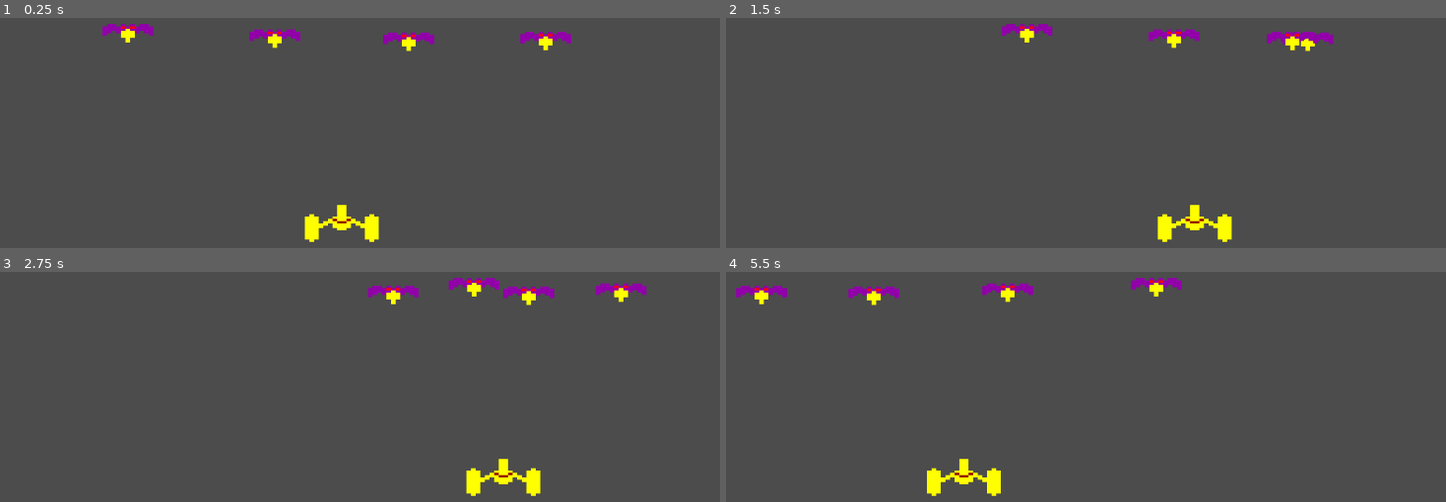
Above: before the commit, frames 1-4 (two rows, left to right).
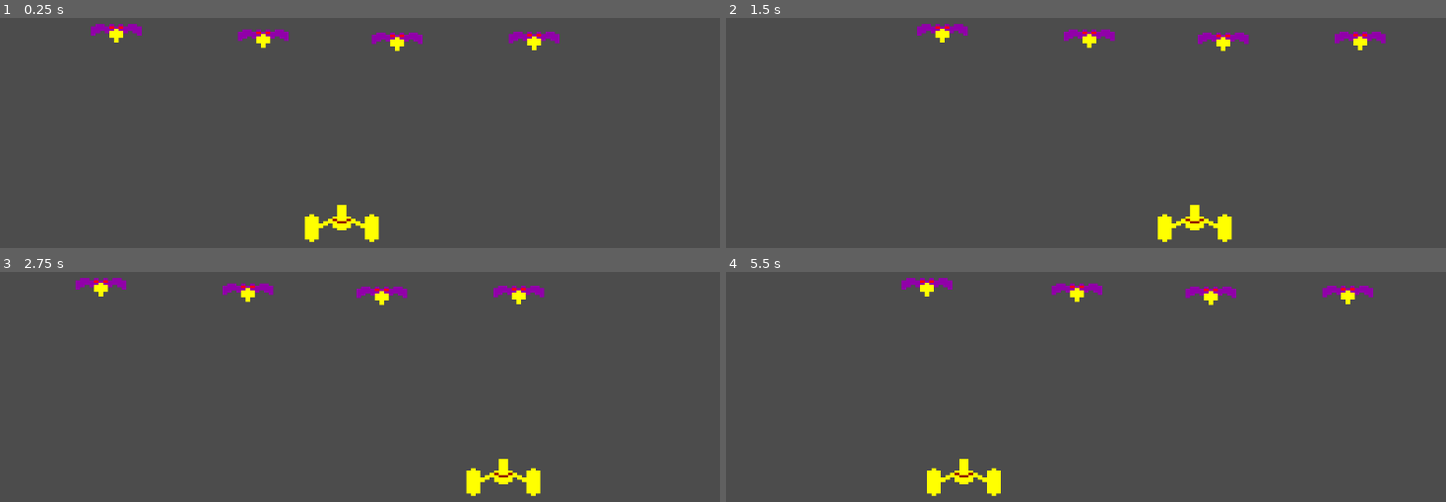
Above: after the commit, the same moments.

Repository: ncabanes/cursosYouTube
Game: Godot game, scene res://EscenaDeJuego.tscn
Two runs of this game, one before a commit and one after it. Both use one fixed random seed, a clock stepped at 60 frames per second and the inputs below.
Inputs:
- Up to frame 1 (0.25 s): no input
- Up to frame 2 (1.5 s): hold Right (ui_right) 0.53-1.28 s; hold Left (ui_left) from 1.28 s (still down)
- Up to frame 3 (2.75 s): release Left (ui_left) at 2.03 s; hold Right (ui_right) from 2.03 s (still down)
- Up to frame 4 (5.5 s): release Right (ui_right) at 3.53 s; hold Left (ui_left) from 3.53 s (still down)

The runs differ from the first frame. In frame 1, 1.5% of the frame differs, in the area x 12-80%, y 2-15%; in frame 2, 2.4%; in frame 3, 2.0%; in frame 4, 2.6%, in the area x 1-90%, y 2-15%.

Commit message:
Godot 2020: Estado tras el video 5 (datos de enemigos compartidos)

Diff:
--- /dev/null
+++ b/godot2020/proyecto/Marcianos/BloqueDeEnemigos.gd
@@ -0,0 +1,6 @@
+extends Node2D
+
+export var velocidad : int = 120
+
+func _ready():
+	pass
--- a/godot2020/proyecto/Marcianos/Enemigo.gd
+++ b/godot2020/proyecto/Marcianos/Enemigo.gd
@@ -7,6 +7,8 @@
 	pass
 
 func _process(delta):
+	velocidadActual = get_parent().get_node("BloqueDeEnemigos").velocidad
 	position.x += velocidadActual * delta
 	if position.x < 100 or position.x > 900:
 		velocidadActual = - velocidadActual
+		get_parent().get_node("BloqueDeEnemigos").velocidad = velocidadActual
--- a/godot2020/proyecto/Marcianos/EscenaDeJuego.tscn
+++ b/godot2020/proyecto/Marcianos/EscenaDeJuego.tscn
@@ -1,8 +1,9 @@
-[gd_scene load_steps=4 format=2]
+[gd_scene load_steps=5 format=2]
 
 [ext_resource path="res://imagenes/nave.png" type="Texture" id=1]
 [ext_resource path="res://Nave.gd" type="Script" id=2]
 [ext_resource path="res://Enemigo.tscn" type="PackedScene" id=3]
+[ext_resource path="res://BloqueDeEnemigos.gd" type="Script" id=4]
 
 [node name="EscenaDeJuego" type="Node2D"]
 
@@ -25,3 +26,6 @@
 
 [node name="Enemigo4" parent="." instance=ExtResource( 3 )]
 position = Vector2( 732, 62 )
+
+[node name="BloqueDeEnemigos" type="Node2D" parent="."]
+script = ExtResource( 4 )
Not shown, added: godot2020/versiones/Marcianos-godot005-datosCompartidos.zip
